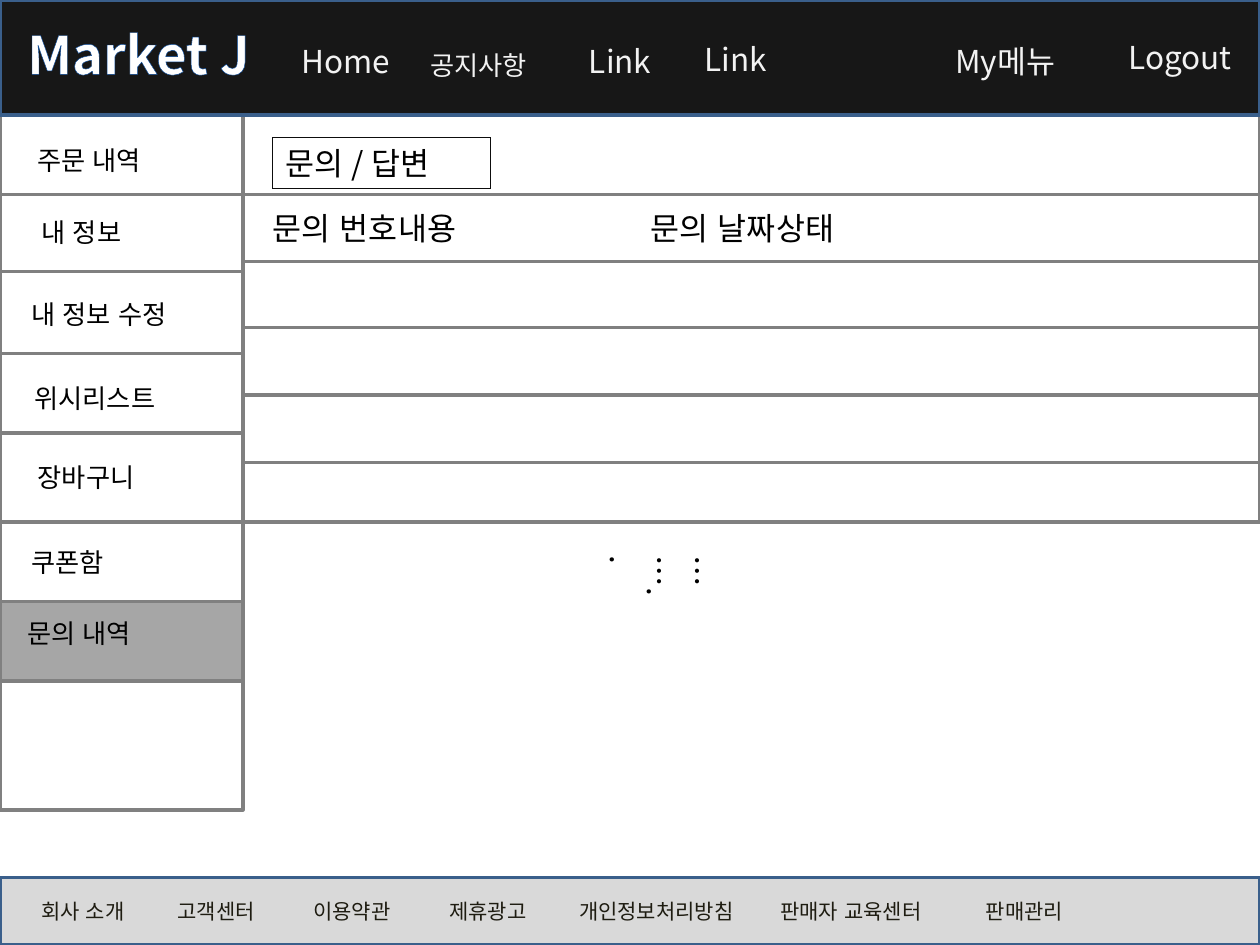
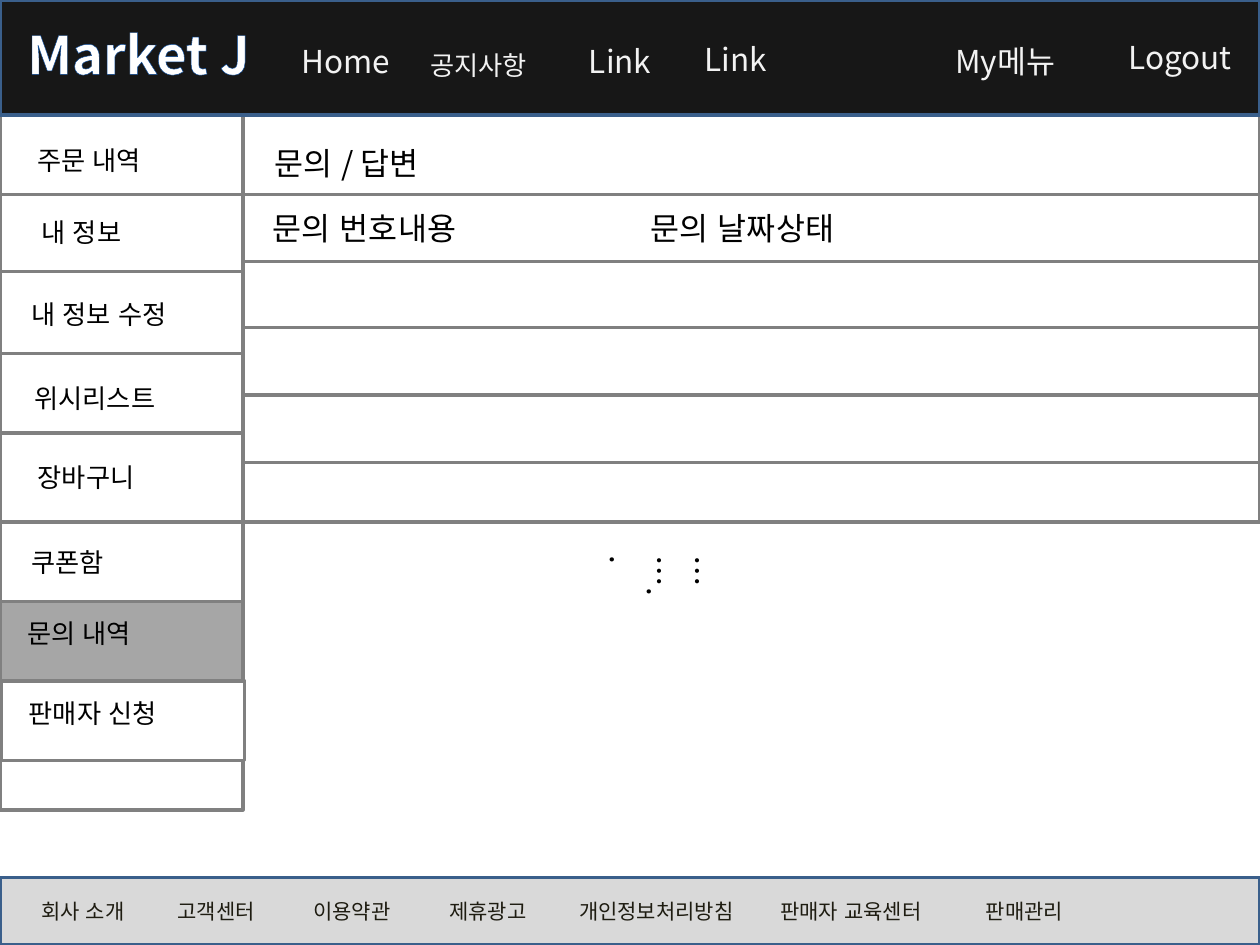
Before and after one commit to rosangels2/market, a slide deck: slide 14 of 포트폴리오/스토리보드/스토리보드.pptx (slide 12 before the commit). Drawn at 1260x945 pixels with LibreOffice and Linux fonts; fonts in the diff are those of the drawing. Boxes give left, top, right and bottom in pixels: in the first picture for what was removed or moved away, otherwise in the second. Text is boxed around its words. In the diff, an @@ line names an element or a change of style, - is before the commit and + after.

```diff
--- a/포트폴리오/스토리보드/스토리보드.pptx
+++ b/포트폴리오/스토리보드/스토리보드.pptx
@@ rectangle "문의 / 답변": place and size @@
-rectangle "문의 / 답변" at <box>273,137,491,188</box>
+rectangle "문의 / 답변" at <box>262,137,480,188</box>
@@ rectangle "문의 / 답변" at <box>262,137,480,188</box>: outline #0D0D0D 0.75 pt to #FFFFFF 0.75 pt @@
@@ rectangle added at <box>1,682,244,761</box>, fill #FFFFFF, outline #808080 2 pt @@
@@ text added at <box>29,701,157,725</box>, 15 pt, text #000000 @@
+판매자 신청
```
Also in this commit, not shown: 10 other slides changed, 14 slides added, 18 slides removed.
